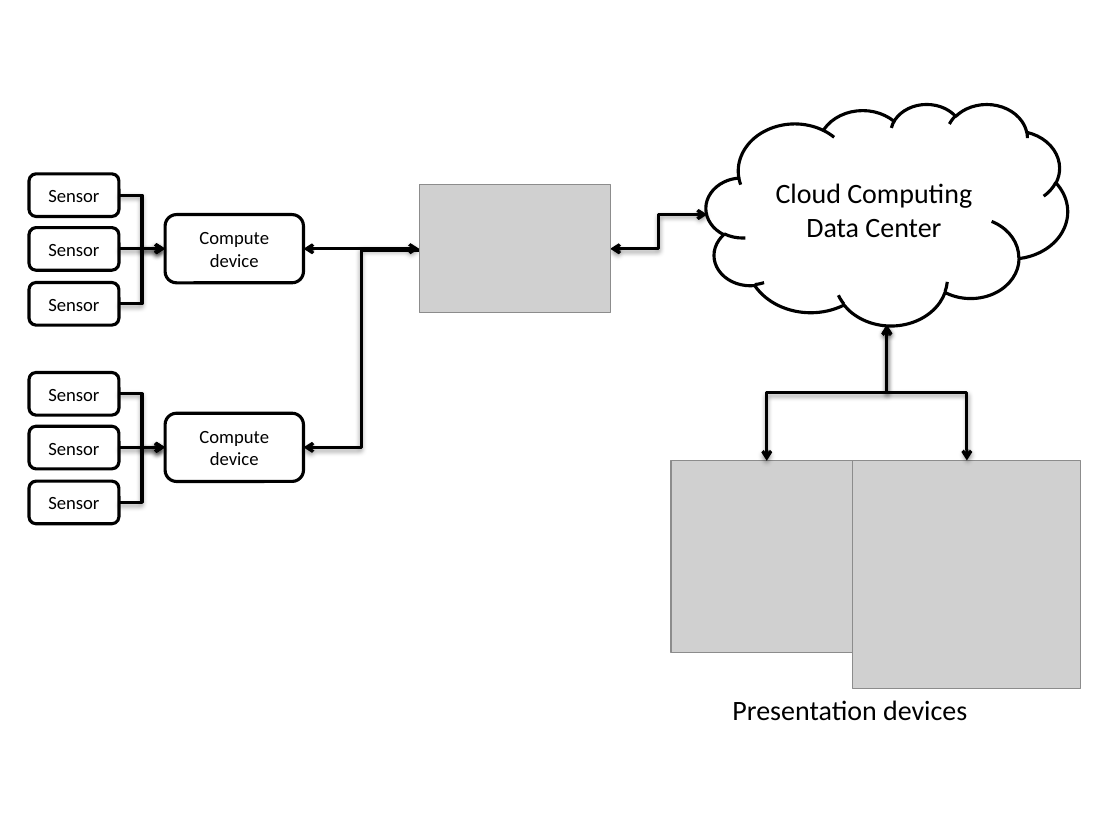
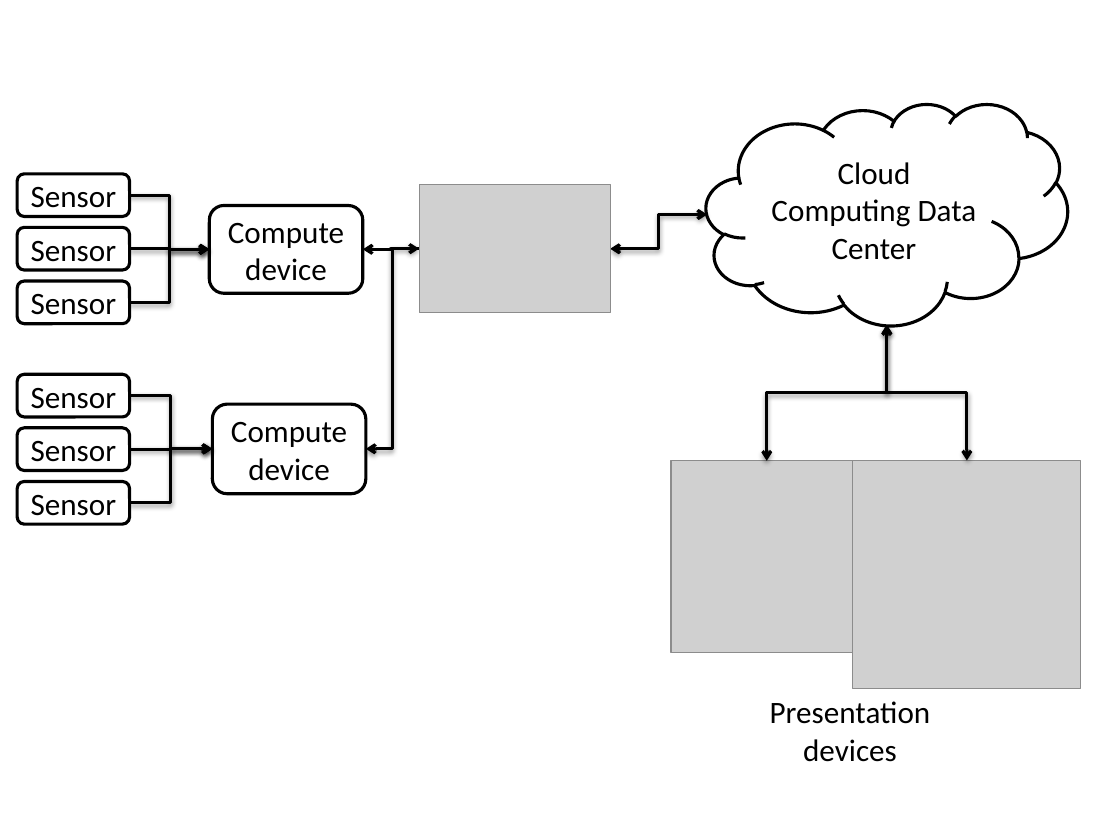
Before and after one commit to VictorRodriguez/Thesis, a slide deck: slide 1 of images/IoT diagram.pptx. Drawn at 1120x840 pixels with LibreOffice and Linux fonts; fonts in the diff are those of the drawing; grey boxes stand for pictures. Boxes give left, top, right and bottom in pixels: in the first picture for what was removed or moved away, otherwise in the second. Text is boxed around its words. In the diff, an @@ line names an element or a change of style, - is before the commit and + after.

```diff
--- a/images/IoT diagram.pptx
+++ b/images/IoT diagram.pptx
@@ cloud "Cloud Computing Data Center" at (706,104,1067,326): size 18 to 20 pt @@
@@ rounded rectangle "Sensor": place and size @@
-rounded rectangle "Sensor" at (29,174,119,216)
+rounded rectangle "Sensor" at (17,174,129,216)
@@ elbow arrow moved from (119, 195) - (165, 249) to (130, 195) - (209, 250) @@
@@ rounded rectangle "Compute device": place and size @@
-rounded rectangle "Compute device" at (165,215,304,283)
+rounded rectangle "Compute device" at (209,205,363,292)
@@ rounded rectangle "Sensor": place and size @@
-rounded rectangle "Sensor" at (29,227,119,270)
+rounded rectangle "Sensor" at (17,227,129,270)
@@ elbow arrow moved from (119, 304) - (165, 249) to (130, 302) - (209, 250) @@
@@ elbow arrow moved from (119, 249) - (165, 249) to (130, 249) - (209, 250) @@
@@ elbow arrow moved from (419, 250) - (304, 249) to (419, 249) - (363, 250) @@
@@ elbow double arrow moved from (304, 447) - (419, 249) to (366, 449) - (419, 249) @@
@@ rounded rectangle "Sensor": place and size @@
-rounded rectangle "Sensor" at (29,282,119,325)
+rounded rectangle "Sensor" at (17,281,129,324)
@@ rounded rectangle "Sensor": place and size @@
-rounded rectangle "Sensor" at (29,373,119,416)
+rounded rectangle "Sensor" at (17,374,129,417)
@@ elbow arrow moved from (119, 394) - (165, 447) to (130, 395) - (213, 449) @@
@@ rounded rectangle "Compute device": place and size @@
-rounded rectangle "Compute device" at (165,413,304,482)
+rounded rectangle "Compute device" at (213,404,366,494)
@@ size 12 to 20 pt in 8 elements at (17,174,129,216), (209,205,363,292), (213,404,366,494), (17,227,129,270), (17,482,129,524), (17,281,129,324), (17,374,129,417), (17,428,129,470) @@
@@ rounded rectangle "Sensor": place and size @@
-rounded rectangle "Sensor" at (29,427,119,469)
+rounded rectangle "Sensor" at (17,428,129,470)
@@ elbow arrow moved from (119, 503) - (165, 447) to (130, 503) - (213, 449) @@
@@ elbow arrow moved from (119, 448) - (165, 447) to (130, 449) - (213, 449) @@
@@ rounded rectangle "Sensor": place and size @@
-rounded rectangle "Sensor" at (29,482,119,524)
+rounded rectangle "Sensor" at (17,482,129,524)
@@ text "Presentation devices" at (770,701,931,762): size 18 to 20 pt @@
```
Also in this commit, not shown: 28 other files.
